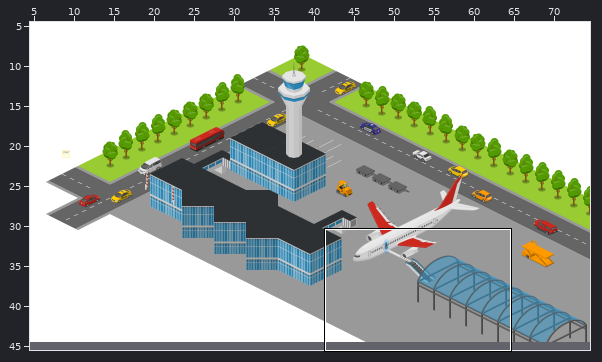
Two versions of a level (Tiled map (JSON), airport.tmj). Above: a wide view before the commit, with the close-up outlined.
Close-up. The starting point:
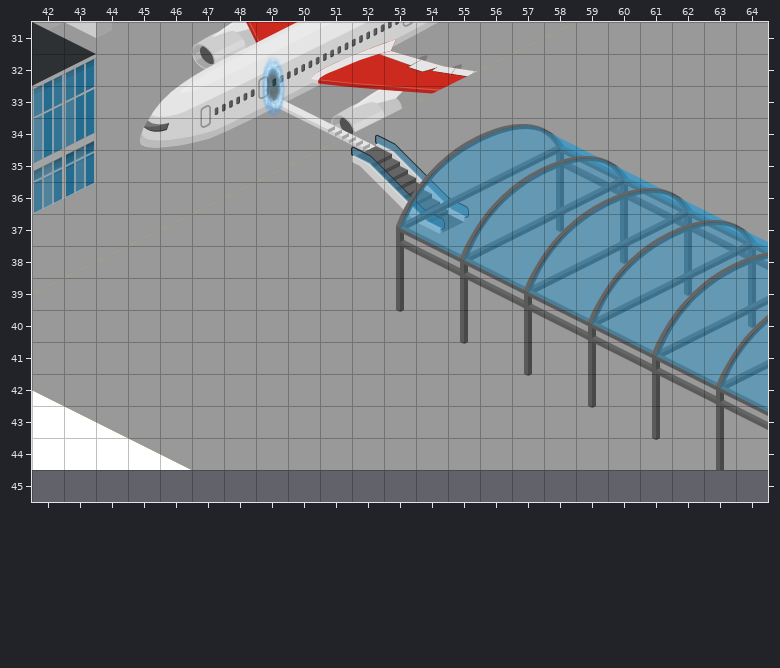
Cells are 32x32 px. Shown: x 42..64, y 31..45.
Once edited:
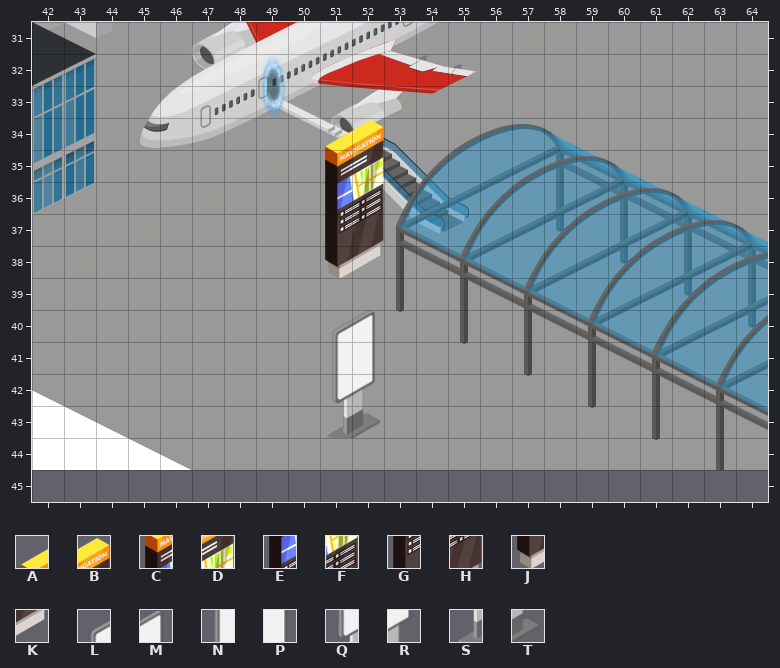
Key: from "navi-removebg-preview4": A 0, B 1, C 2, D 3, E 4, F 5, G 6, H 7, J 8, K 9; from "표지판2-removebg-preview": L 0, M 1, N 2, P 3, Q 4, R 5, S 6, T 7.
_ is an empty cell.
Tiles of an added or newly shown layer are drawn over the layers below it.
Difference:
Layer "sign" (added):
y 34: x 51..52 __ -> AB
y 35: x 51..52 __ -> CD
y 36: x 51..52 __ -> EF
y 37: x 51..52 __ -> GH
y 38: x 51..52 __ -> JK
y 40: x 51..52 __ -> LM
y 41: x 51..52 __ -> NP
y 42: x 51..52 __ -> QR
y 43: x 51..52 __ -> ST
Changed places in both close-ups, as pixel boxes (x1, y1, x2, y2):
added: (325, 120, 384, 278)
added: (327, 310, 380, 438)
